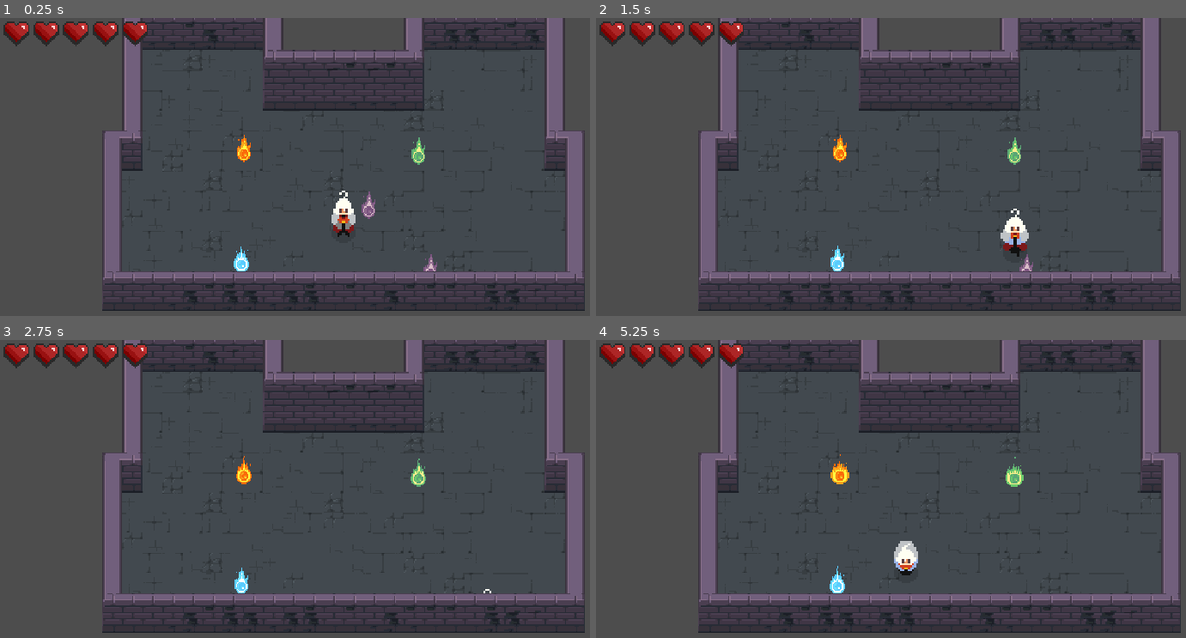
Above: before the commit, frames 1-4 (two rows, left to right).
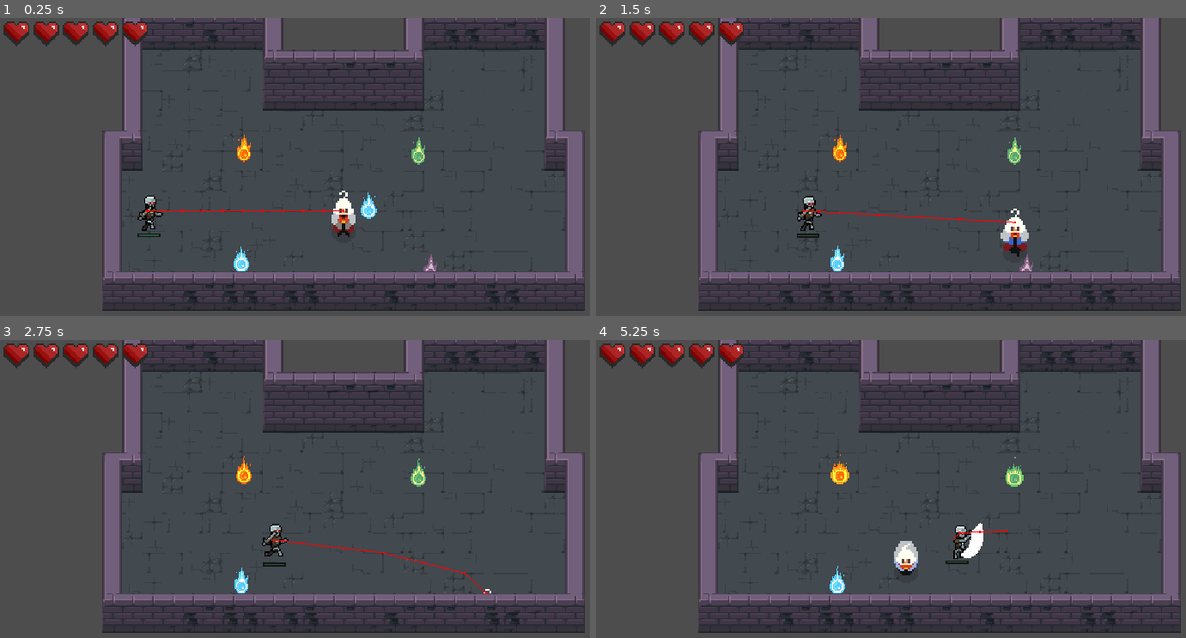
Above: after the commit, the same moments.

Repository: GuusOomen/Arcane-Dungeons-Trials-of-the-Elements
Game: Godot game, scene res://main.tscn
Same seed, same stepped clock (60 frames per second), same inputs: the game is played once before the commit and once after it.
Inputs (mouse positions are in pixels of both pictures, inside the frame that each line leads up to):
- Up to frame 1 (0.25 s): no input
- Up to frame 2 (1.5 s): move the mouse to (1091, 190) at 0.52 s; hold D (right) 0.53-1.28 s; tap Shift (roll) at 0.6 s; tap Mouse wheel down (scroll_down, bound only after the commit) at 0.8, 1.35 s; move the mouse to (802, 229) at 1.27 s; hold S (down) from 1.28 s (still down)
- Up to frame 3 (2.75 s): tap Mouse wheel up (scroll_up, bound only after the commit) at 1.55, 2.1 s; move the mouse to (413, 447) at 2.02 s; release S (down) at 2.03 s; hold D (right) from 2.03 s (still down); tap Shift (roll) at 2.3 s
- Up to frame 4 (5.25 s): move the mouse to (902, 611) at 2.77 s; release D (right) at 2.78 s; hold W (up) 2.78-3.53 s; tap Space (attack) at 2.85 s; tap Mouse wheel down (scroll_down, bound only after the commit) at 3.05 s; move the mouse to (1144, 590) at 3.52 s; hold A (left) 3.53-5.03 s; click (1144, 590) at 3.6 s; tap Mouse wheel up (scroll_up, bound only after the commit) at 3.8 s; move the mouse to (731, 474) at 4.27 s; tap Ctrl (dash) at 4.35 s; tap Shift (roll) at 4.55, 5.1 s; move the mouse to (973, 533) at 5.02 s; hold S (down) from 5.03 s (still down)

The runs differ from the first frame. In frame 1, 0.5% of the frame differs, in the area x 23-64%, y 58-74%; in frame 2, 0.5%; in frame 3, 0.4%; in frame 4, 0.5%.

Commit message:
Type to Enum and gobal var for type

Diff:
--- a/Character_controls.gd
+++ b/Character_controls.gd
@@ -1,11 +1,11 @@
 extends CharacterBody2D
 
 var projectiles := {
-	"default": preload("res://projectile/projectile.tscn"),
-	"fire": preload("res://projectile/projectile-fire.tscn"),
-	"water": preload("res://projectile/projectile-water.tscn"),
-	"earth": preload("res://projectile/projectile-earth.tscn"),
-	"wind": preload("res://projectile/projectile-wind.tscn"),
+	Types.Projectile.DEFAULT: preload("res://projectile/projectile.tscn"),
+	Types.Projectile.FIRE: preload("res://projectile/projectile-fire.tscn"),
+	Types.Projectile.WATER: preload("res://projectile/projectile-water.tscn"),
+	Types.Projectile.EARTH: preload("res://projectile/projectile-earth.tscn"),
+	Types.Projectile.WIND: preload("res://projectile/projectile-wind.tscn"),
 }
 
 # Constants for various actions
@@ -39,7 +39,8 @@
 var hearts_list : Array[TextureRect]
 var health = 5
 
-var char_type = "default"
+var char_type = 0
+var types = {char_type : null}
 # variables to track upgrades
 var dash_upgraded = false
 
@@ -121,13 +122,19 @@
 		# Attack handling
 		if Input.is_action_just_pressed("attack"):
 			perform_attack()
+		if Input.is_action_just_pressed("scroll_up"):
+			print(types)
+			#change_type()
+		if Input.is_action_just_pressed("scroll_down"):
+			char_type
+			print(len(types))
+			#change_type()
 
 		# Dash and Roll
 		if Input.is_action_just_pressed("dash"):
 			start_dash(last_input_vector)
 		elif Input.is_action_just_pressed("roll"):
 			start_roll(last_input_vector)
-
 	move_and_slide()
 
 var attack_counter := 0
@@ -188,22 +195,23 @@
 	get_tree().reload_current_scene()
 
 func change_type(type):
+	types[type] = null
 	char_type = type
 	var material = $AnimatedSprite2D.material
 	match type:
-		"fire":
+		Types.Projectile.FIRE:
 			material.set("shader_parameter/color_light", Color(0.8, 0.2, 0.2))
 			material.set("shader_parameter/color_medium", Color(0.6, 0.1, 0.1))
 			material.set("shader_parameter/color_dark", Color(0.4, 0, 0))
-		"earth":
+		Types.Projectile.WATER:
+			material.set("shader_parameter/color_light", Color(0.4, 0.6, 1.0))
+			material.set("shader_parameter/color_medium", Color(0.2, 0.4, 0.8))
+			material.set("shader_parameter/color_dark", Color(0.1, 0.2, 0.5))
+		Types.Projectile.EARTH:
 			material.set("shader_parameter/color_light", Color(0.2, 0.6, 0.2))
 			material.set("shader_parameter/color_medium", Color(0.1, 0.4, 0.1))
 			material.set("shader_parameter/color_dark", Color(0, 0.2, 0))
-		"water":
-			material.set("shader_parameter/color_light", Color(0.4, 0.6, 1.0))
-			material.set("shader_parameter/color_medium", Color(0.2, 0.4, 0.8))
-			material.set("shader_parameter/color_dark", Color(0.1, 0.2, 0.5))
-		"wind":
+		Types.Projectile.WIND:
 			material.set("shader_parameter/color_light", Color(0.8, 0.9, 1.0))
 			material.set("shader_parameter/color_medium", Color(0.6, 0.7, 0.9))
 			material.set("shader_parameter/color_dark", Color(0.4, 0.5, 0.7))
--- a/main.gd
+++ b/main.gd
@@ -1,6 +1,7 @@
 extends Node
 
 var player := preload("res://Main_character.tscn")
+var enemy_skeleton := preload("res://Skeleton.tscn")
 var testroom := preload("res://rooms/test_room.tscn")
 var orb := preload("res://orb.tscn")
 var room1 := preload("res://rooms/room_1.tscn")
@@ -11,12 +12,15 @@
 	var waterorb = orb.instantiate()
 	var character = player.instantiate()
 	var room = testroom.instantiate()
+	var enemy = enemy_skeleton.instantiate()
 	room.scale = Vector2(2.5,2.5)
+	enemy.position = Vector2(-400,0)
 	waterorb.position = Vector2(50,0)
-	waterorb.type = "wind"
+	waterorb.type = 2
 	add_child(waterorb)
 	add_child(room)
 	add_child(character)
+	add_child(enemy)
 
 
 
--- a/main.tscn
+++ b/main.tscn
@@ -6,18 +6,18 @@
 [node name="Node" type="Node"]
 script = ExtResource("1_oe2o2")
 
-[node name="Orb_wind" parent="." instance=ExtResource("6_8kdbm")]
-position = Vector2(173, 125)
-type = &"wind"
-
 [node name="Orb_fire" parent="." instance=ExtResource("6_8kdbm")]
 position = Vector2(-198, -113)
-type = &"fire"
+type = 1
+
+[node name="Orb_water" parent="." instance=ExtResource("6_8kdbm")]
+position = Vector2(-203, 107)
+type = 2
 
 [node name="Orb_earth" parent="." instance=ExtResource("6_8kdbm")]
 position = Vector2(149, -108)
-type = &"earth"
+type = 3
 
-[node name="Orb_water" parent="." instance=ExtResource("6_8kdbm")]
-position = Vector2(-203, 107)
-type = &"water"
+[node name="Orb_wind" parent="." instance=ExtResource("6_8kdbm")]
+position = Vector2(173, 125)
+type = 4
--- a/orb.gd
+++ b/orb.gd
@@ -1,6 +1,6 @@
 extends Area2D
 
-@export var type : StringName
+@export var type: Types.Projectile
 
 func _ready() -> void:
 	#CHange the color of the orb here
@@ -8,14 +8,15 @@
 	var water = $"AnimatedSprite2D-water"
 	var earth = $"AnimatedSprite2D-earth"
 	var wind = $"AnimatedSprite2D-wind"
+	print(type)
 	match type:
-		"fire":
+		Types.Projectile.FIRE:
 			fire.show()
-		"earth":
+		Types.Projectile.EARTH:
 			earth.show()
-		"water":
+		Types.Projectile.WATER:
 			water.show()
-		"wind":
+		Types.Projectile.WIND:
 			wind.show()
 		_:
 			print("Unknown type: ", type)
--- a/project.godot
+++ b/project.godot
@@ -14,6 +14,10 @@
 run/main_scene="res://main.tscn"
 config/features=PackedStringArray("4.3", "Mobile")
 config/icon="res://icon.svg"
+
+[autoload]
+
+Types="*res://types.gd"
 
 [display]
 
@@ -77,6 +81,16 @@
 "events": [Object(InputEventMouseButton,"resource_local_to_scene":false,"resource_name":"","device":-1,"window_id":0,"a …(258 unchanged characters)…
 ]
 }
+scroll_up={
+"deadzone": 0.5,
+"events": [Object(InputEventMouseButton,"resource_local_to_scene":false,"resource_name":"","device":-1,"window_id":0,"alt_pressed":false,"shift_pressed":false,"ctrl_pressed":false,"meta_pressed":false,"button_mask":8,"position":Vector2(97, 21),"global_position":Vector2(106, 67),"factor":1.0,"button_index":4,"canceled":false,"pressed":true,"double_click":false,"script":null)
+]
+}
+scroll_down={
+"deadzone": 0.5,
+"events": [Object(InputEventMouseButton,"resource_local_to_scene":false,"resource_name":"","device":-1,"window_id":0,"alt_pressed":false,"shift_pressed":false,"ctrl_pressed":false,"meta_pressed":false,"button_mask":16,"position":Vector2(435, 14),"global_position":Vector2(444, 60),"factor":1.0,"button_index":5,"canceled":false,"pressed":true,"double_click":false,"script":null)
+]
+}
 
 [rendering]
 
--- /dev/null
+++ b/types.gd
@@ -0,0 +1,3 @@
+extends Node
+
+enum Projectile {DEFAULT, FIRE, WATER, EARTH, WIND}
